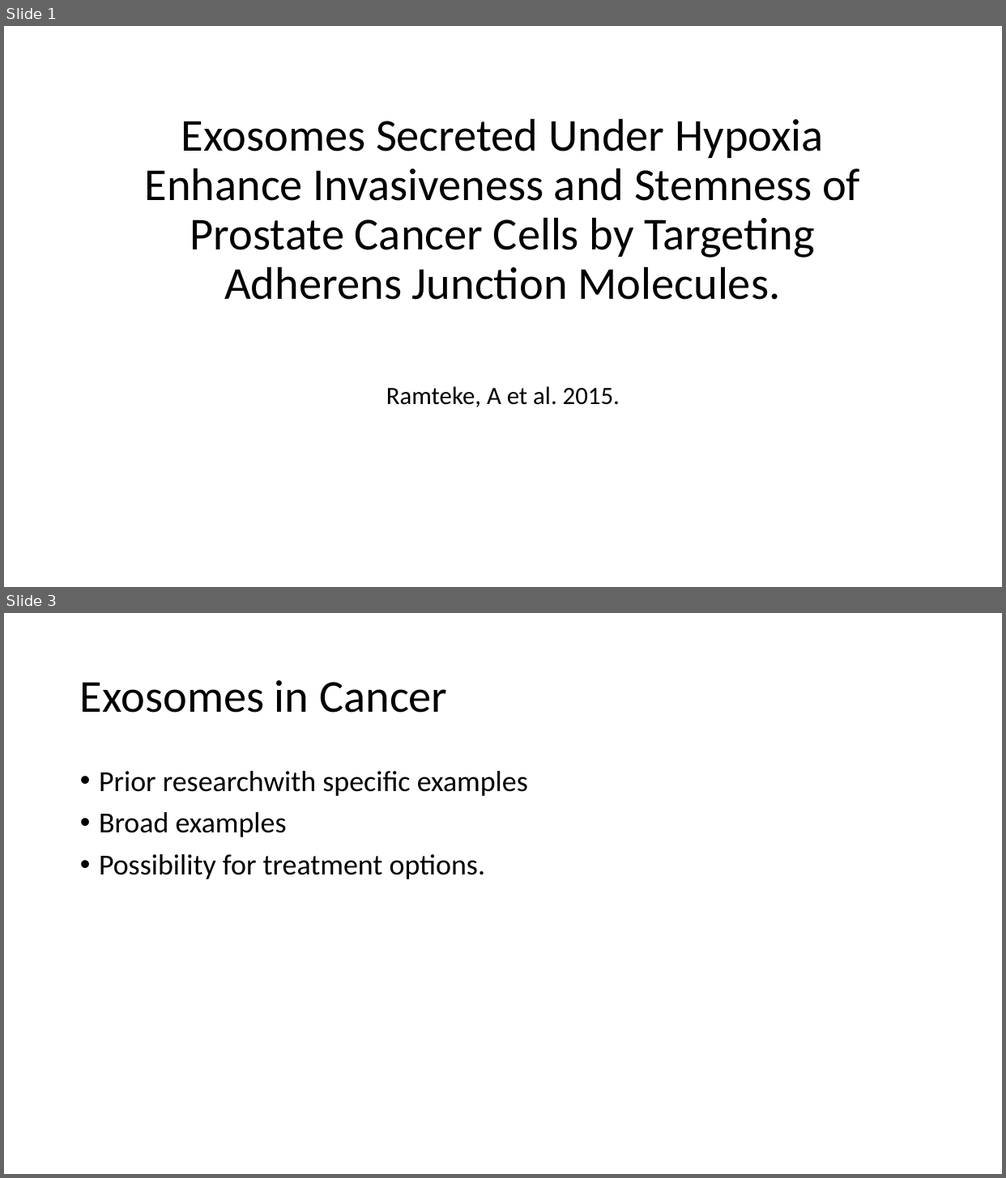
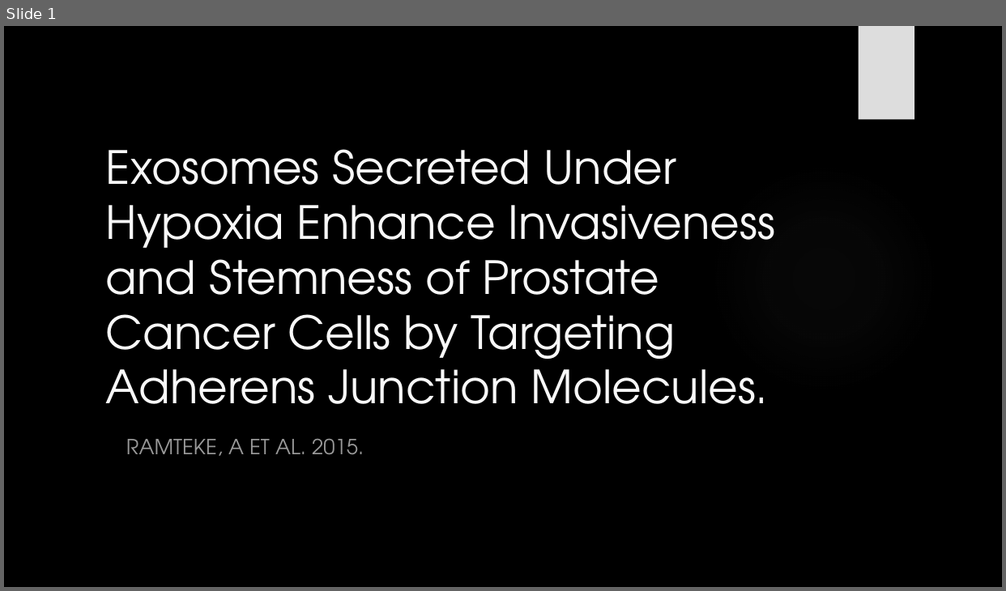
Before and after one commit to HarleyRobinson/Honours2, a slide deck: BackgroundInfo/JCslides.pptx. Shown one above the other, each under a label of ours: slides 1 and 3 before the commit, slide 1 after it; the slides between them are not shown. The pictures are 1006x1178 and 1006x591 pixels, drawn with LibreOffice and Linux fonts; fonts in the diff are those of the drawing; background and template pictures are left out. Boxes give left, top, right and bottom in pixels: in the first picture for what was removed or moved away, otherwise in the second. Text is boxed around its words. In the diff, an @@ line names an element or a change of style, - is before the commit and + after.

```diff
--- a/BackgroundInfo/JCslides.pptx
+++ b/BackgroundInfo/JCslides.pptx
@@ slide 3 removed at box(4, 613, 1002, 1174), background #FFFFFF @@
@@ title removed at box(80, 680, 447, 713) @@
-Exosomes in Cancer
@@ text removed at box(99, 771, 528, 879) @@
-• Prior researchwith specific examples
-• Broad examples
-• Possibility for treatment options.
@@ slide 1 changed as well @@
@@ background #FFFFFF to picture (left out) @@
@@ rectangle added at box(859, 26, 914, 120), fill #DDDDDD @@
@@ title "Exosomes Secreted Under Hypoxia Enhance ...": place and size @@
-title "Exosomes Secreted Under Hypoxia Enhance ..." at box(145, 118, 860, 300)
+title "Exosomes Secreted Under Hypoxia Enhance ..." at box(106, 149, 775, 404)
@@ title "Exosomes Secreted Under Hypoxia Enhance ..." at box(106, 149, 775, 404): font Calibri to TeX Gyre Adventor, text colour #000000 to #F8F8F8; alignment centre to left; line spacing 0.9 to 1 @@
@@ ellipse added at box(709, 163, 939, 394), fill gradient #666666 @@
@@ subtitle at box(126, 439, 364, 456): text changed; size 24 to 20 pt; font Calibri to TeX Gyre Adventor; text colour #000000 to #999999 @@
-Ramteke, A et al. 2015.
+RAMTEKE, A ET AL. 2015.
```
Also in this commit, not shown: 10 other slides changed, 3 slides added, 2 other slides removed, 5 other files.
